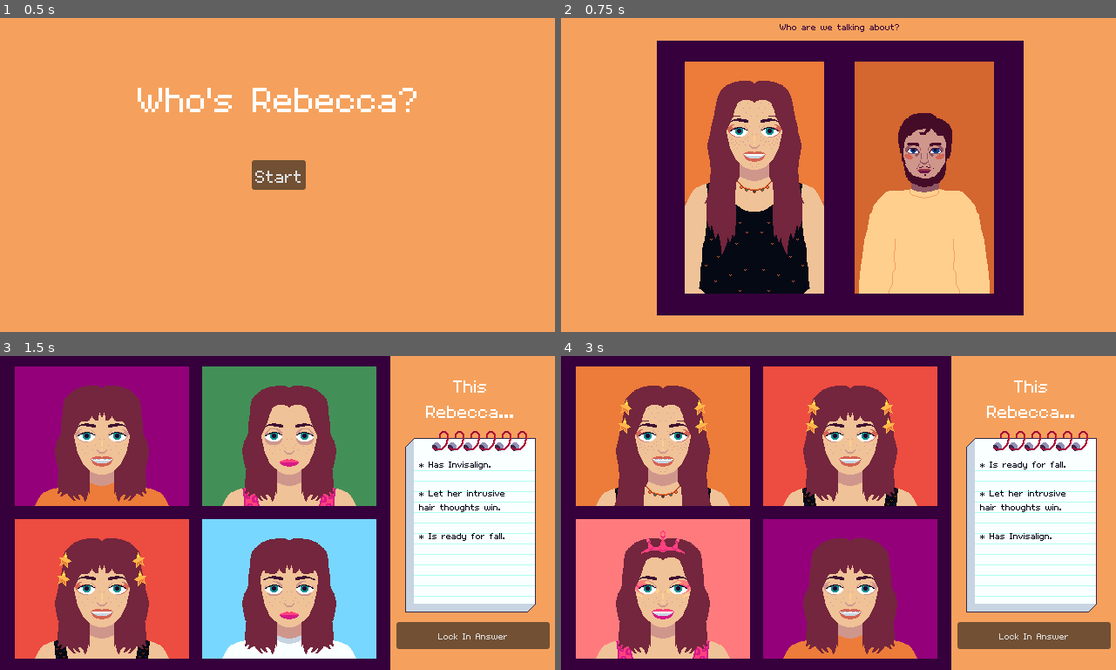
Above: before the commit, frames 1-4 (two rows, left to right).
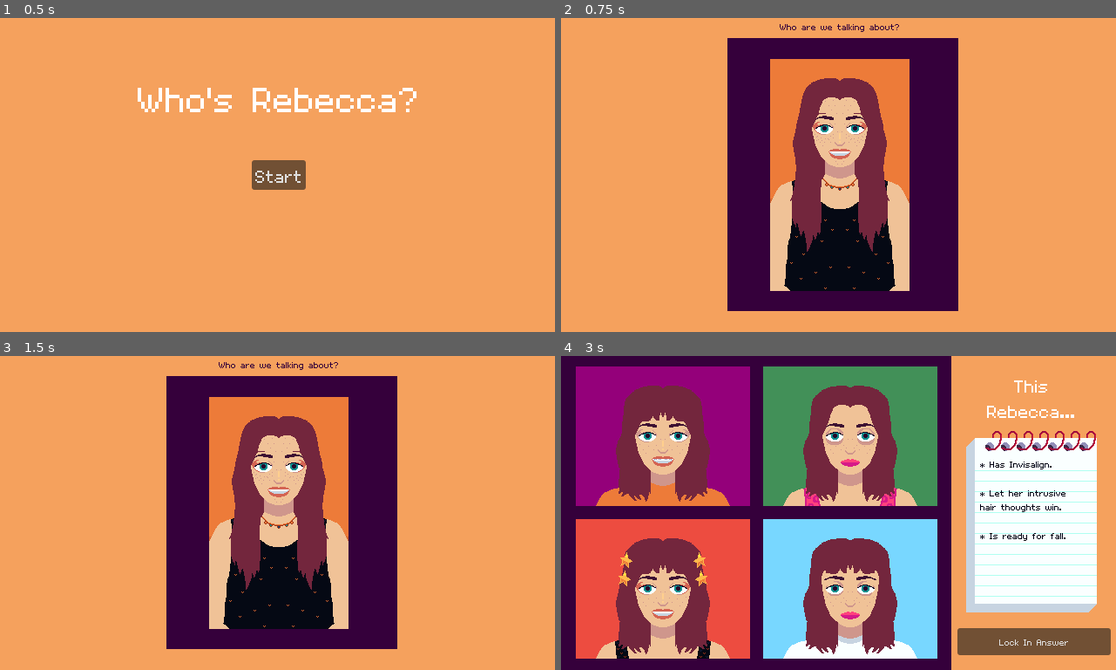
Above: after the commit, the same moments.

Repository: jadicodes/whos-rebecca
Game: Godot game, scene res://main/main.tscn
Same seed, same stepped clock (60 frames per second), same inputs: the game is played once before the commit and once after it.
Inputs (mouse positions are in pixels of both pictures, inside the frame that each line leads up to; where the layout moved, square brackets give the same spot in the first picture):
- Up to frame 1 (0.5 s): no input
- Up to frame 2 (0.75 s): click "Start" at 0.5 s
- Up to frame 3 (1.5 s): click (360, 516) at 1.27 s
- Up to frame 4 (3 s): click (1032, 635) at 2 s, where only the run before the commit has a clickable "Lock In Answer"; click (838, 513) [755, 516] at 2.75 s

Frame 1 is identical in both runs. In frame 2, 49% of the frame differs, in the area x 17-84%, y 6-95%; in frame 3, 80%, in the area x 0-100%, y 0-100%; in frame 4, 39%.

Commit message:
Change portraits into portrait buttons

Diff:
--- a/project/character_select/character_select.tscn
+++ b/project/character_select/character_select.tscn
@@ -1,8 +1,7 @@
-[gd_scene load_steps=5 format=3 uid="uid://b02f4sga053sp"]
+[gd_scene load_steps=4 format=3 uid="uid://b02f4sga053sp"]
 
 [ext_resource type="Script" path="res://character_select/character_select.gd" id="1_wlqgv"]
 [ext_resource type="Texture2D" uid="uid://vutu6eabcog0" path="res://character_select/rebecca.png" id="2_hmcdi"]
-[ext_resource type="Texture2D" uid="uid://ce3y7h13olbn2" path="res://character_select/jared.png" id="3_q6mc2"]
 
 [sub_resource type="StyleBoxFlat" id="StyleBoxFlat_a076s"]
 bg_color = Color(0.207843, 0, 0.231373, 1)
@@ -33,17 +32,18 @@
 
 [node name="Panel" type="Panel" parent="."]
 layout_mode = 1
-anchors_preset = 8
-anchor_left = 0.5
+anchors_preset = 6
+anchor_left = 1.0
 anchor_top = 0.5
-anchor_right = 0.5
+anchor_right = 1.0
 anchor_bottom = 0.5
-offset_left = -210.5
-offset_top = -154.5
-offset_right = 210.5
-offset_bottom = 160.5
-grow_horizontal = 2
+offset_left = -449.0
+offset_top = -157.0
+offset_right = -28.0
+offset_bottom = 158.0
+grow_horizontal = 0
 grow_vertical = 2
+scale = Vector2(0.630303, 0.995089)
 theme_override_styles/panel = SubResource("StyleBoxFlat_a076s")
 
 [node name="HBoxContainer" type="HBoxContainer" parent="."]
@@ -53,10 +53,10 @@
 anchor_top = 0.5
 anchor_right = 0.5
 anchor_bottom = 0.5
-offset_left = -190.0
-offset_top = -130.0
-offset_right = 190.0
-offset_bottom = 136.0
+offset_left = -80.0
+offset_top = -133.0
+offset_right = 80.0
+offset_bottom = 133.0
 grow_horizontal = 2
 grow_vertical = 2
 theme_override_constants/separation = 35
@@ -66,9 +66,4 @@
 layout_mode = 2
 texture_normal = ExtResource("2_hmcdi")
 
-[node name="JaredButton" type="TextureButton" parent="HBoxContainer"]
-layout_mode = 2
-texture_normal = ExtResource("3_q6mc2")
-
 [connection signal="pressed" from="HBoxContainer/RebeccaButton" to="." method="_on_rebecca_button_pressed"]
-[connection signal="pressed" from="HBoxContainer/JaredButton" to="." method="_on_jared_button_pressed"]
--- a/project/game/game.gd
+++ b/project/game/game.gd
@@ -8,12 +8,7 @@
 
 func _choose_random_characters(character: String):
 	var picked_characters: Array[CharacterBase]
-	var pool_of_characters: Array[CharacterBase]
-
-	if character == "Rebecca":
-		pool_of_characters = _rebeccas
-	if character == "Jared":
-		pool_of_characters = _rebeccas
+	var pool_of_characters = _rebeccas
 
 	pool_of_characters.shuffle()
 
--- a/project/game/game.tscn
+++ b/project/game/game.tscn
@@ -2,15 +2,15 @@
 
 [ext_resource type="Script" path="res://game/game.gd" id="1_bc72h"]
 [ext_resource type="Script" path="res://resources/character.gd" id="2_i4vm0"]
-[ext_resource type="Resource" uid="uid://ce80iqgri340c" path="res://resources/rebeccas/rebecca1.tres" id="3_srr07"]
-[ext_resource type="Resource" uid="uid://dp5855bkcd2cf" path="res://resources/rebeccas/rebecca2.tres" id="4_ryeib"]
-[ext_resource type="Resource" uid="uid://bwjse4abuokqq" path="res://resources/rebeccas/rebecca3.tres" id="5_uwgyg"]
-[ext_resource type="Resource" uid="uid://dt4bjx1s5u0ow" path="res://resources/rebeccas/rebecca4.tres" id="6_cucb4"]
-[ext_resource type="Resource" uid="uid://bcii5ahpsgjgj" path="res://resources/rebeccas/rebecca5.tres" id="7_itqgr"]
-[ext_resource type="Resource" uid="uid://dwjn0lfu1y0dp" path="res://resources/rebeccas/rebecca6.tres" id="8_d2263"]
-[ext_resource type="Resource" uid="uid://c01j3dpba64f3" path="res://resources/rebeccas/rebecca7.tres" id="9_d523i"]
-[ext_resource type="Resource" uid="uid://3dfcgvqex0wa" path="res://resources/rebeccas/rebecca8.tres" id="10_h7vcq"]
-[ext_resource type="Texture2D" uid="uid://dyw18ih7cgm18" path="res://game/placeholder_portrait.png" id="11_akvil"]
+[ext_resource type="Resource" uid="uid://ce80iqgri340c" path="res://resources/rebecca1.tres" id="3_srr07"]
+[ext_resource type="Resource" uid="uid://dp5855bkcd2cf" path="res://resources/rebecca2.tres" id="4_ryeib"]
+[ext_resource type="Resource" uid="uid://bwjse4abuokqq" path="res://resources/rebecca3.tres" id="5_uwgyg"]
+[ext_resource type="Resource" uid="uid://dt4bjx1s5u0ow" path="res://resources/rebecca4.tres" id="6_cucb4"]
+[ext_resource type="Resource" uid="uid://bcii5ahpsgjgj" path="res://resources/rebecca5.tres" id="7_itqgr"]
+[ext_resource type="Resource" uid="uid://dwjn0lfu1y0dp" path="res://resources/rebecca6.tres" id="8_d2263"]
+[ext_resource type="Resource" uid="uid://c01j3dpba64f3" path="res://resources/rebecca7.tres" id="9_d523i"]
+[ext_resource type="Resource" uid="uid://3dfcgvqex0wa" path="res://resources/rebecca8.tres" id="10_h7vcq"]
+[ext_resource type="PackedScene" uid="uid://dvipta2vblwk6" path="res://game/portrait_buttons/portrait_button.tscn" id="11_awxjo"]
 [ext_resource type="PackedScene" uid="uid://c8rk85vfjbtj6" path="res://game/textbox/textbox.tscn" id="12_ar6a3"]
 
 [sub_resource type="StyleBoxFlat" id="StyleBoxFlat_v0kvg"]
@@ -73,21 +73,17 @@
 theme_override_constants/v_separation = 15
 columns = 2
 
-[node name="Portrait1" type="TextureRect" parent="PortraitContainerBackground/PortraitGridContainer"]
+[node name="PortraitButton" parent="PortraitContainerBackground/PortraitGridContainer" instance=ExtResource("11_awxjo")]
 layout_mode = 2
-texture = ExtResource("11_akvil")
 
-[node name="Portrait2" type="TextureRect" parent="PortraitContainerBackground/PortraitGridContainer"]
+[node name="PortraitButton2" parent="PortraitContainerBackground/PortraitGridContainer" instance=ExtResource("11_awxjo")]
 layout_mode = 2
-texture = ExtResource("11_akvil")
 
-[node name="Portrait3" type="TextureRect" parent="PortraitContainerBackground/PortraitGridContainer"]
+[node name="PortraitButton3" parent="PortraitContainerBackground/PortraitGridContainer" instance=ExtResource("11_awxjo")]
 layout_mode = 2
-texture = ExtResource("11_akvil")
 
-[node name="Portrait4" type="TextureRect" parent="PortraitContainerBackground/PortraitGridContainer"]
+[node name="PortraitButton4" parent="PortraitContainerBackground/PortraitGridContainer" instance=ExtResource("11_awxjo")]
 layout_mode = 2
-texture = ExtResource("11_akvil")
 
 [node name="Textbox" parent="." instance=ExtResource("12_ar6a3")]
 layout_mode = 1
@@ -109,9 +105,9 @@
 anchor_right = 1.0
 anchor_bottom = 1.0
 offset_left = -185.0
-offset_top = -55.0
+offset_top = -48.0
 offset_right = -9.0
-offset_bottom = -24.0
+offset_bottom = -17.0
 grow_horizontal = 0
 grow_vertical = 0
 text = "Lock In Answer"
--- /dev/null
+++ b/project/game/portrait_buttons/portrait_button.tscn
@@ -0,0 +1,26 @@
+[gd_scene load_steps=4 format=3 uid="uid://dvipta2vblwk6"]
+
+[ext_resource type="Texture2D" uid="uid://m7aeq650wkmf" path="res://resources/rebecca_portrait_2.png" id="1_tovs1"]
+[ext_resource type="Texture2D" uid="uid://c0ct4l50jt5wr" path="res://game/portrait_buttons/pressed.png" id="2_2w6ea"]
+[ext_resource type="Texture2D" uid="uid://b1y4mpnyhwcww" path="res://game/portrait_buttons/hover.png" id="3_gcktt"]
+
+[node name="PortraitButton" type="TextureRect"]
+anchors_preset = 15
+anchor_right = 1.0
+anchor_bottom = 1.0
+offset_right = -440.0
+offset_bottom = -200.0
+grow_horizontal = 2
+grow_vertical = 2
+texture = ExtResource("1_tovs1")
+
+[node name="FrameButton" type="TextureButton" parent="."]
+layout_mode = 1
+anchors_preset = 15
+anchor_right = 1.0
+anchor_bottom = 1.0
+grow_horizontal = 2
+grow_vertical = 2
+toggle_mode = true
+texture_pressed = ExtResource("2_2w6ea")
+texture_hover = ExtResource("3_gcktt")
--- a/project/resources/rebeccas/rebecca1.tres
+++ b/project/resources/rebecca1.tres
@@ -1,7 +1,7 @@
 [gd_resource type="Resource" script_class="CharacterBase" load_steps=3 format=3 uid="uid://ce80iqgri340c"]
 
 [ext_resource type="Script" path="res://resources/character.gd" id="1_g5ada"]
-[ext_resource type="Texture2D" uid="uid://oaifpxj7lsg" path="res://resources/rebeccas/rebecca_portrait_1.png" id="1_tvhy0"]
+[ext_resource type="Texture2D" uid="uid://oaifpxj7lsg" path="res://resources/rebecca_portrait_1.png" id="1_tvhy0"]
 
 [resource]
 script = ExtResource("1_g5ada")
--- a/project/resources/rebeccas/rebecca2.tres
+++ b/project/resources/rebecca2.tres
@@ -1,6 +1,6 @@
 [gd_resource type="Resource" script_class="CharacterBase" load_steps=3 format=3 uid="uid://dp5855bkcd2cf"]
 
-[ext_resource type="Texture2D" uid="uid://m7aeq650wkmf" path="res://resources/rebeccas/rebecca_portrait_2.png" id="1_3w0bu"]
+[ext_resource type="Texture2D" uid="uid://m7aeq650wkmf" path="res://resources/rebecca_portrait_2.png" id="1_3w0bu"]
 [ext_resource type="Script" path="res://resources/character.gd" id="1_s3k8i"]
 
 [resource]
--- a/project/resources/rebeccas/rebecca3.tres
+++ b/project/resources/rebecca3.tres
@@ -1,7 +1,7 @@
 [gd_resource type="Resource" script_class="CharacterBase" load_steps=3 format=3 uid="uid://bwjse4abuokqq"]
 
 [ext_resource type="Script" path="res://resources/character.gd" id="1_bn8al"]
-[ext_resource type="Texture2D" uid="uid://baq6sqpldyflt" path="res://resources/rebeccas/rebecca_portrait_3.png" id="1_i0ly0"]
+[ext_resource type="Texture2D" uid="uid://baq6sqpldyflt" path="res://resources/rebecca_portrait_3.png" id="1_i0ly0"]
 
 [resource]
 script = ExtResource("1_bn8al")
--- a/project/resources/rebeccas/rebecca4.tres
+++ b/project/resources/rebecca4.tres
@@ -1,6 +1,6 @@
 [gd_resource type="Resource" script_class="CharacterBase" load_steps=3 format=3 uid="uid://dt4bjx1s5u0ow"]
 
-[ext_resource type="Texture2D" uid="uid://bby872lvosedo" path="res://resources/rebeccas/rebecca_portrait_4.png" id="1_q4wst"]
+[ext_resource type="Texture2D" uid="uid://bby872lvosedo" path="res://resources/rebecca_portrait_4.png" id="1_q4wst"]
 [ext_resource type="Script" path="res://resources/character.gd" id="1_udl3q"]
 
 [resource]
--- a/project/resources/rebeccas/rebecca5.tres
+++ b/project/resources/rebecca5.tres
@@ -1,7 +1,7 @@
 [gd_resource type="Resource" script_class="CharacterBase" load_steps=3 format=3 uid="uid://bcii5ahpsgjgj"]
 
 [ext_resource type="Script" path="res://resources/character.gd" id="1_cad1u"]
-[ext_resource type="Texture2D" uid="uid://b4b1homlhbm7m" path="res://resources/rebeccas/rebecca_portrait_5.png" id="1_qhctw"]
+[ext_resource type="Texture2D" uid="uid://b4b1homlhbm7m" path="res://resources/rebecca_portrait_5.png" id="1_qhctw"]
 
 [resource]
 script = ExtResource("1_cad1u")
--- a/project/resources/rebeccas/rebecca6.tres
+++ b/project/resources/rebecca6.tres
@@ -1,7 +1,7 @@
 [gd_resource type="Resource" script_class="CharacterBase" load_steps=3 format=3 uid="uid://dwjn0lfu1y0dp"]
 
 [ext_resource type="Script" path="res://resources/character.gd" id="1_a6i0m"]
-[ext_resource type="Texture2D" uid="uid://tcrbxeaiite2" path="res://resources/rebeccas/rebecca_portrait_6.png" id="1_vdfyx"]
+[ext_resource type="Texture2D" uid="uid://tcrbxeaiite2" path="res://resources/rebecca_portrait_6.png" id="1_vdfyx"]
 
 [resource]
 script = ExtResource("1_a6i0m")
--- a/project/resources/rebeccas/rebecca7.tres
+++ b/project/resources/rebecca7.tres
@@ -1,6 +1,6 @@
 [gd_resource type="Resource" script_class="CharacterBase" load_steps=3 format=3 uid="uid://c01j3dpba64f3"]
 
-[ext_resource type="Texture2D" uid="uid://cowh7gja5niqo" path="res://resources/rebeccas/rebecca_portrait_7.png" id="1_6qdpt"]
+[ext_resource type="Texture2D" uid="uid://cowh7gja5niqo" path="res://resources/rebecca_portrait_7.png" id="1_6qdpt"]
 [ext_resource type="Script" path="res://resources/character.gd" id="1_57c8o"]
 
 [resource]
--- a/project/resources/rebeccas/rebecca8.tres
+++ b/project/resources/rebecca8.tres
@@ -1,6 +1,6 @@
 [gd_resource type="Resource" script_class="CharacterBase" load_steps=3 format=3 uid="uid://3dfcgvqex0wa"]
 
-[ext_resource type="Texture2D" uid="uid://7wfrsmungj5t" path="res://resources/rebeccas/phpr2.png" id="1_3bqp7"]
+[ext_resource type="Texture2D" uid="uid://7wfrsmungj5t" path="res://resources/phpr2.png" id="1_3bqp7"]
 [ext_resource type="Script" path="res://resources/character.gd" id="1_23buu"]
 
 [resource]
Binary file removed: project/game/placeholder_portrait.png
Binary file added: project/game/portrait_buttons/hover.png
Not shown, changed: project/game/portrait_buttons/hover.png.import
Binary file added: project/game/portrait_buttons/pressed.png
Not shown, changed: project/game/portrait_buttons/pressed.png.import
Binary file changed: project/game/textbox/notebook.png
Renamed: project/resources/rebeccas/phpr1.png -> project/resources/phpr1.png
Not shown, changed: project/resources/phpr1.png.import
Renamed: project/resources/rebeccas/phpr2.png -> project/resources/phpr2.png
Not shown, added: project/resources/phpr2.png.import
Renamed: project/resources/rebeccas/rebecca_portrait_1.png -> project/resources/rebecca_portrait_1.png
Not shown, changed: project/resources/rebecca_portrait_1.png.import
(and 12 more such lines)
